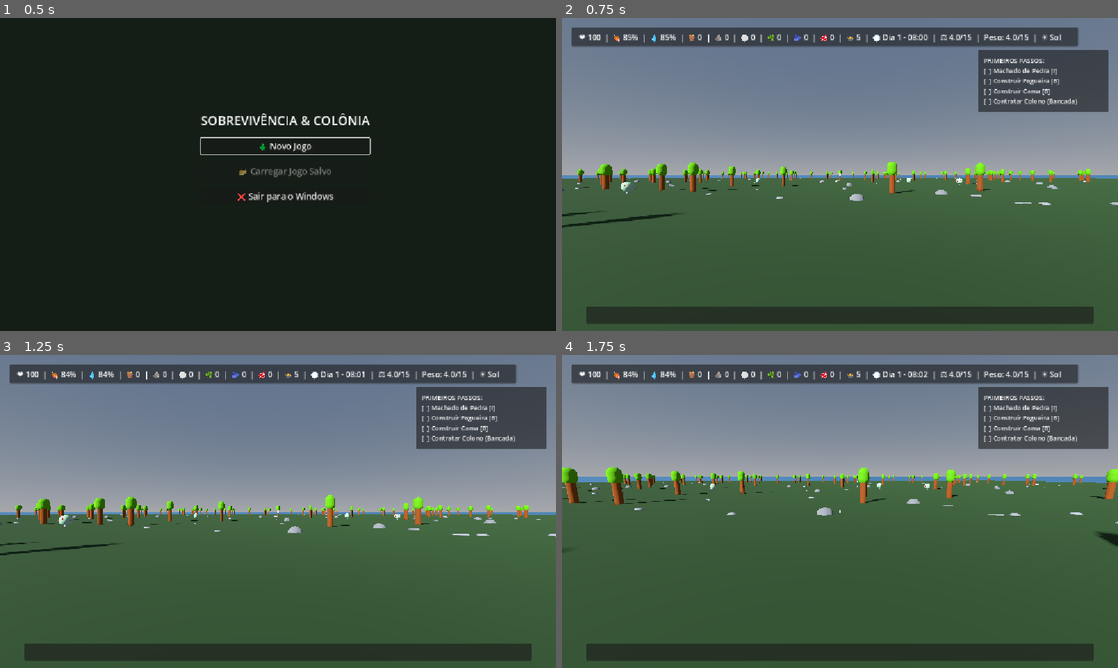
Above: before the commit, frames 1-4 (two rows, left to right).
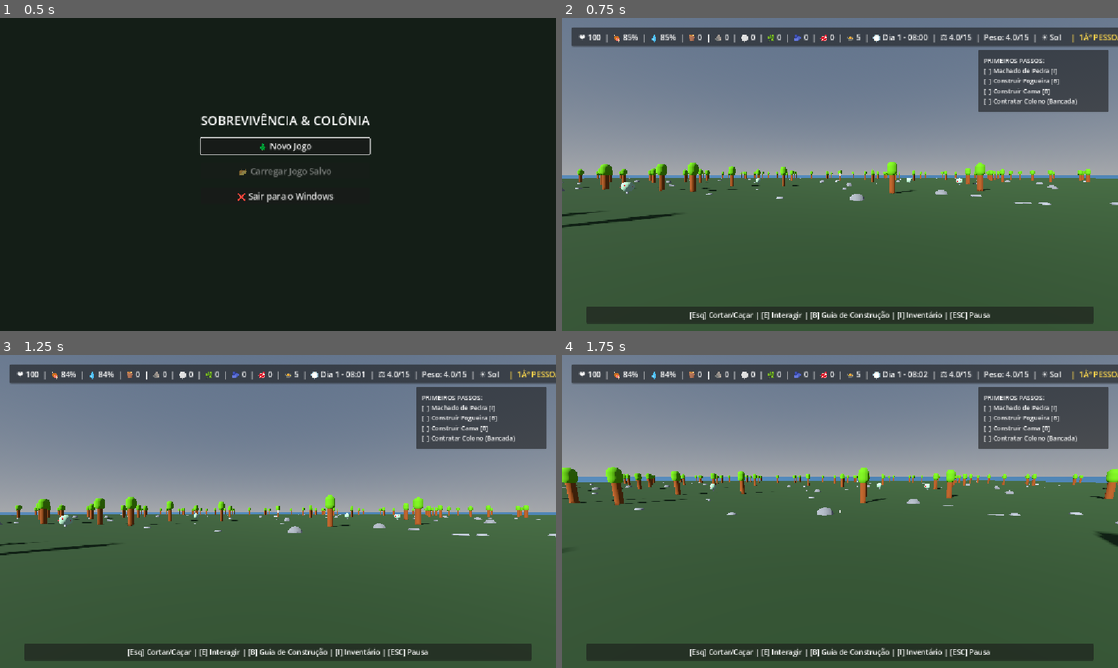
Above: after the commit, the same moments.

Repository: joaomagdaleno/prototipo-colonia
Game: Godot game, scene res://ui/MenuPrincipal.tscn
Same seed, same stepped clock (60 frames per second), same inputs: the game is played once before the commit and once after it.
Inputs (mouse positions are in pixels of both pictures, inside the frame that each line leads up to):
- Up to frame 1 (0.5 s): no input
- Up to frame 2 (0.75 s): click "🌲 Novo Jogo" at 0.5 s
- Up to frame 3 (1.25 s): no input
- Up to frame 4 (1.75 s): tap Enter (ui_accept) at 1.25 s; move the mouse to (867, 511) at 1.27 s; press the mouse at (867, 511) at 1.28 s; hold W (mover_frente) from 1.28 s (still down); tap Space (pular) at 1.52 s

Frame 1 is identical in both runs. In frame 2, 1.1% of the frame differs, in the area x 22-100%, y 3-97%; in frame 3, 1.1%; in frame 4, 1.1%.
Error before the commit: Parse Error: Expected closing ")" after call arguments. (res://ui/hud_inventario.gd:84)

Commit message:
Refactor balde button pressed callback
Reformatted the `btn_balde.pressed` inline callback into a multiline block with explicit `if/else` branches. This improves readability and maintainability without changing behavior.

Diff:
--- a/ui/hud_inventario.gd
+++ b/ui/hud_inventario.gd
@@ -81,8 +81,12 @@
 	btn_balde = Button.new()
 	btn_balde.add_theme_font_size_override("font_size", 14)
 	btn_balde.focus_mode = Control.FOCUS_ALL
-	btn_balde.pressed.connect(func(): if not Global.tem_balde: Global.craftar_balde()
-		else: Global.encher_balde())
+	btn_balde.pressed.connect(func():
+		if not Global.tem_balde:
+			Global.craftar_balde()
+		else:
+			Global.encher_balde()
+	)
 	vbox.add_child(btn_balde)
 
 func _pode_beber_agora() -> bool:
